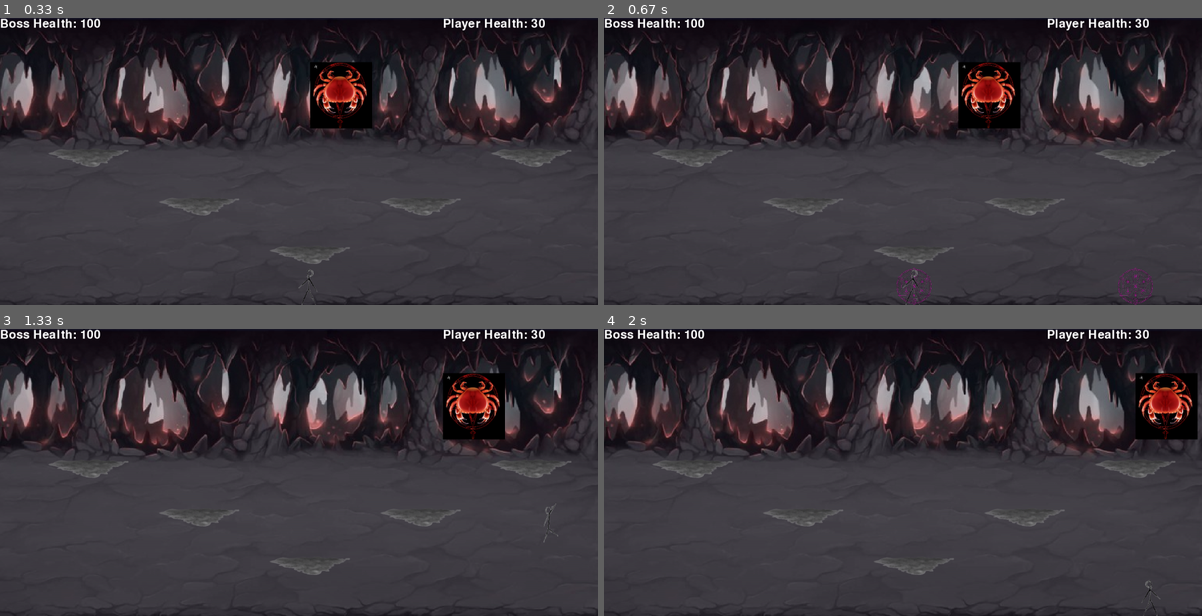
Above: before the commit, frames 1-4 (two rows, left to right).
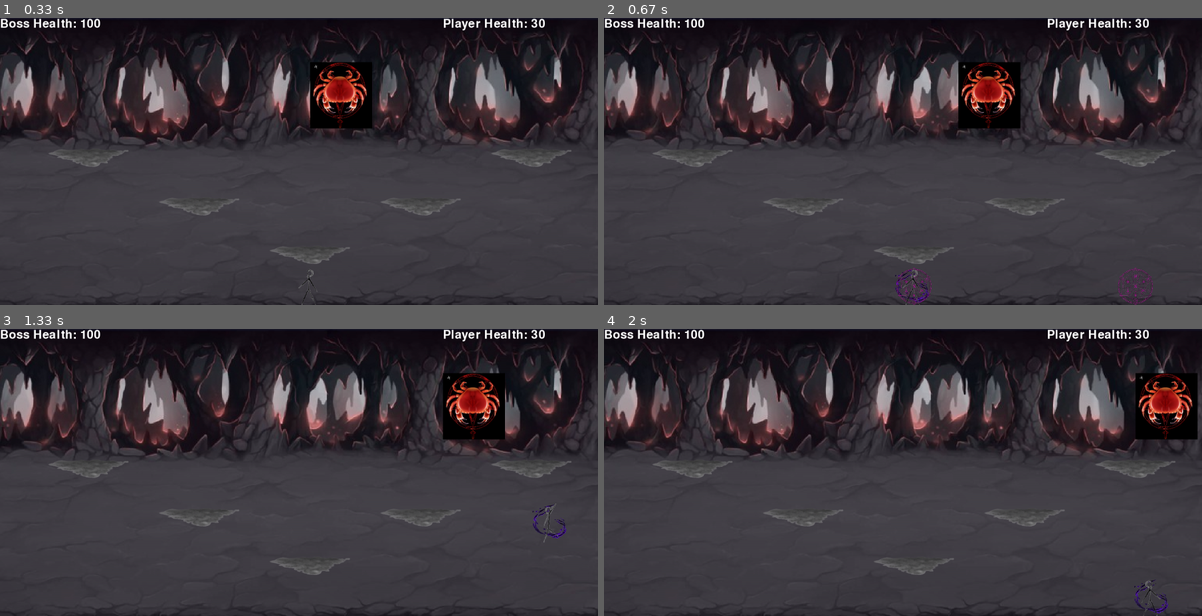
Above: after the commit, the same moments.

Repository: GiveMeMissile/Pentacrab_Pygame
Game: pygame game, started from Pentacrab.py
The game is run twice, just before and just after one commit, with the same random seed, the same clock (stepped at 60 frames per second) and the same inputs.
Inputs:
- Up to frame 1 (0.33 s): no input
- Up to frame 2 (0.67 s): hold Right from 0.33 s (still down)
- Up to frame 3 (1.33 s): release Right at 0.8 s; hold Up 0.83-1.13 s; hold W 0.83-1.13 s; hold Right from 1.17 s (still down); hold D from 1.17 s (still down)
- Up to frame 4 (2 s): release Right at 1.63 s; release D at 1.63 s; hold Left from 1.67 s (still down); hold A from 1.67 s (still down)

Frame 1 is identical in both runs. In frame 2, less than 0.1% of the frame differs, in the area x 48-55%, y 87-100%; in frame 3, 0.1%, in the area x 89-95%, y 61-73%; in frame 4, 0.1%.

Commit message:
Update Pentacrab.py
Changed up the bullet attack and also added a visual for the teleport cooldown.

Diff:
--- a/Pentacrab.py
+++ b/Pentacrab.py
@@ -28,8 +28,10 @@
 TP_DELAY = 500
 TP_COOLDOWN = 5500
 TELEPORT_WIDTH, TELEPORT_HEIGHT = HITBOX_HEIGHT + PLAYER_DIFFERENCE, HITBOX_HEIGHT + PLAYER_DIFFERENCE
+
 TELEPORT_SYMBOL = pygame.transform.scale(pygame.image.load(os.path.join("Pentacrab_Assets", "Teleport.png")),
                                          (TELEPORT_WIDTH, TELEPORT_HEIGHT))
+TELEPORT_COOLDOWN = pygame.transform.scale(pygame.image.load(os.path.join("Pentacrab_Assets", "Tp_cooldown.png")), (TELEPORT_WIDTH, TELEPORT_HEIGHT))
 
 X = WIDTH // 2
 Y = HEIGHT - HITBOX_HEIGHT
@@ -71,6 +73,7 @@
 BULLET_DAMAGE = 1
 BULLET_IMAGE = pygame.transform.scale(pygame.image.load(os.path.join("Pentacrab_Assets", "Bullet.png")), (20, 20))
 BULLET_WARNING_IMAGE = pygame.transform.scale(pygame.image.load(os.path.join("Pentacrab_Assets", "Bullet_warning.png")), (30, 30))
+BULLET_REDO = 1000
 
 BOSS_IMAGE = pygame.transform.scale(pygame.image.load(os.path.join("Pentacrab_Assets", "Pentacrab.png")), (BOSS_WIDTH + 40, BOSS_HEIGHT + 50))
 
@@ -91,6 +94,9 @@
     WINDOW.blit(player_health_text, (WIDTH - 350, 0))
     for platform_location_x, platform_location_y in platforms:
         WINDOW.blit(PLATFORM, (platform_location_x, platform_location_y))
+
+    if tp_cooldown:
+        WINDOW.blit(TELEPORT_COOLDOWN, (HITBOX.x + PLAYER_DIFFERENCE - TELEPORT_WIDTH / 2,HITBOX.y - PLAYER_DIFFERENCE))
     for portal_hitbox in tp_hitbox:
         WINDOW.blit(TELEPORT_SYMBOL, (portal_hitbox.x, portal_hitbox.y))
 
@@ -280,7 +286,10 @@
             boss_bullets.remove(bullet)
 def boss_attack_handler():
     global  boss_attack, boss_attack_timer, initialized_attack, attack_end, attack_number,\
-        bullet_fired, bullet_delay_timer, bullet_total
+        bullet_fired, bullet_delay_timer, bullet_total, attack_redo, bullet_redo_delay, bullet_redo_timer
+    for bullet in boss_bullets:
+        if bullet.y == HEIGHT:
+            boss_bullets.remove(bullet)
     if boss_attack:
         if not initialized_attack and not attack_end:
             initialized_attack = True
@@ -289,7 +298,7 @@
             boss_bullet_warning.clear()
             bullet_warning = pygame.Rect(BOSS_HITBOX.x + BOSS_WIDTH/2 - 15, BOSS_HITBOX.y + BOSS_HEIGHT + 20, 30, 30)
             boss_bullet_warning.append(bullet_warning)
-            if not bullet_fired:
+            if not bullet_fired and not bullet_redo_delay:
                 bullet_fired = True
                 bullet = pygame.Rect(BOSS_HITBOX.x + BOSS_WIDTH/2 - 10, BOSS_HITBOX.y + BOSS_HEIGHT + 20, 20, 20)
                 boss_bullets.append(bullet)
@@ -297,10 +306,18 @@
                 bullet_total += 1
                 BULLET_FIRE_SOUND.play()
             else:
-                if bullet_total >= 10:
+                if current_time - bullet_delay_timer >= BULLET_REDO:
+                    bullet_redo_delay = False
+                if attack_redo >= 2 and bullet_total >= 10:
                     attack_number = 6
                     attack_end = True
+                    attack_redo = 0
                     bullet_total = 0
+                if bullet_total >= 10:
+                    bullet_total = 0
+                    attack_redo += 1
+                    bullet_redo_delay = True
+                    bullet_redo_timer = current_time
                 if current_time - bullet_delay_timer >= BOSS_BULLET_DELAY:
                     bullet_fired = False
         if initialized_attack and attack_end:
@@ -336,11 +353,9 @@
             DAMAGE_SOUND.play()
         for bullet in boss_bullets:
             if bullet.colliderect(HITBOX):
-                player_immunity = True
                 player_health -= BULLET_DAMAGE
                 DAMAGE_SOUND.play()
                 boss_bullets.remove(bullet)
-                player_immunity_timer = current_time
     if current_time - player_immunity_timer >= IMMUNITY and player_immunity:
         player_immunity = False
 
@@ -349,8 +364,12 @@
         tele_left, tp_cooldown, tele_right, left, tp_hitbox, tp, boss_right, boss_health, \
         player_health, victory, player_immunity, player_immunity_timer, boss_immunity_timer,\
         boss_immunity, boss_attack, boss_attack_timer, initialized_attack, attack_end,\
-        attack_number, bullet_fired, bullet_delay_timer, bullet_total
+        attack_number, bullet_fired, bullet_delay_timer, bullet_total, attack_redo, bullet_redo_delay, \
+        bullet_redo_timer
     location_reset()
+    bullet_redo_delay = False
+    bullet_redo_timer = 99999999
+    attack_redo = 0
     bullet_total = 0
     bullet_fired = False
     attack_number = 6
